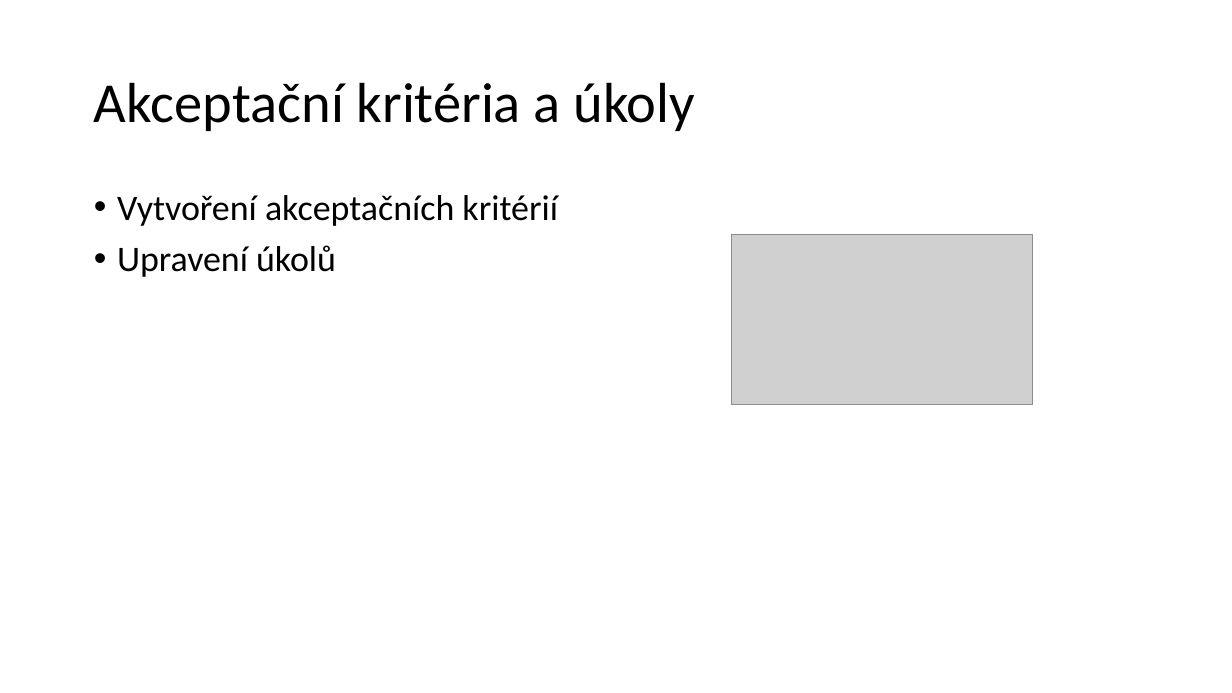
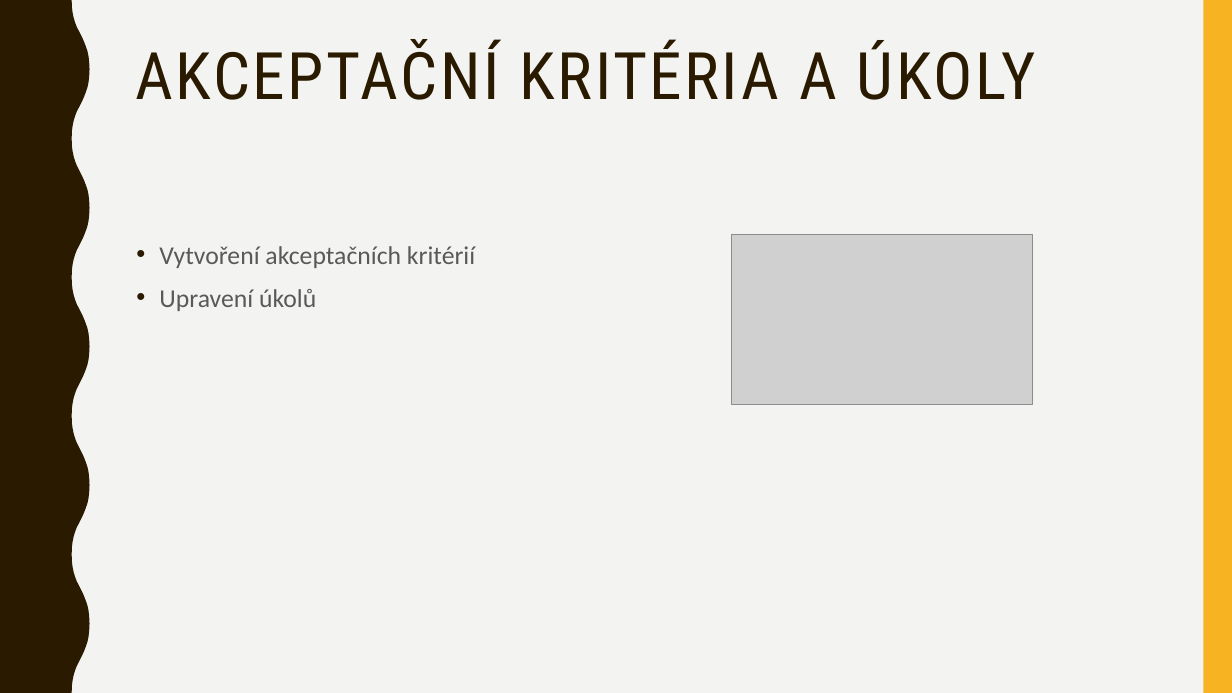
Before and after one commit to hruska07/Apollo13, a slide deck: slide 9 of docs/Apollo 13 - Logos Polytechnikos.pptx. Drawn at 1232x693 pixels with LibreOffice and Linux fonts; fonts in the diff are those of the drawing; grey boxes stand for pictures. Boxes give left, top, right and bottom in pixels: in the first picture for what was removed or moved away, otherwise in the second. Text is boxed around its words. In the diff, an @@ line names an element or a change of style, - is before the commit and + after.

```diff
--- a/docs/Apollo 13 - Logos Polytechnikos.pptx
+++ b/docs/Apollo 13 - Logos Polytechnikos.pptx
@@ background #FFFFFF to #F3F3F2 @@
@@ freeform shape added at [0,0,90,693], fill #2A1A00 @@
@@ rectangle added at [1203,0,1232,693], fill #F8B323 @@
@@ title "AKCEPTAČNÍ KRITÉRIA A ÚKOLY" at [136,39,1036,100]: vertical alignment middle to top @@
@@ title at [136,39,1036,100]: text changed; size 44 to 51 pt; font Calibri to Roboto Condensed; text colour #000000 to #2A1A00 @@
-Akceptační kritéria a úkoly
+AKCEPTAČNÍ KRITÉRIA A ÚKOLY
@@ text "Vytvoření akceptačních kritérií": place and size @@
-text "Vytvoření akceptačních kritérií" at [117,195,557,277]
+text "Vytvoření akceptačních kritérií" at [159,246,475,311]
@@ text "Vytvoření akceptačních kritérií" at [159,246,475,311]: size 28 to 20 pt, text colour #000000 to #595959; line spacing 0.9 to 1.1; less space between paragraphs @@
```
Also in this commit, not shown: 8 other slides changed, 4 slides added.
